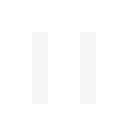
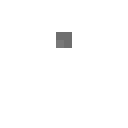
Layers edited between the first and the second 128 × 128 image:
hid "dual_overlay", painted on it over [left=32, top=32, right=96, bottom=104]
added layer "single_enriched" above "single_depleted" over [left=56, top=32, right=72, bottom=48]
